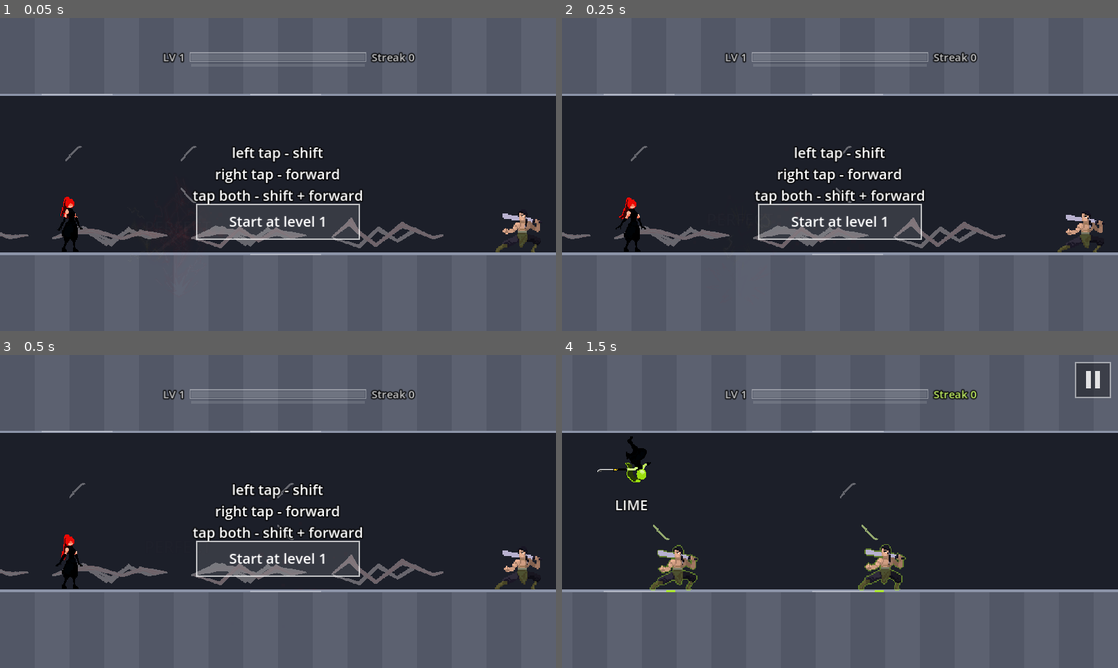
Above: before the commit, frames 1-4 (two rows, left to right).
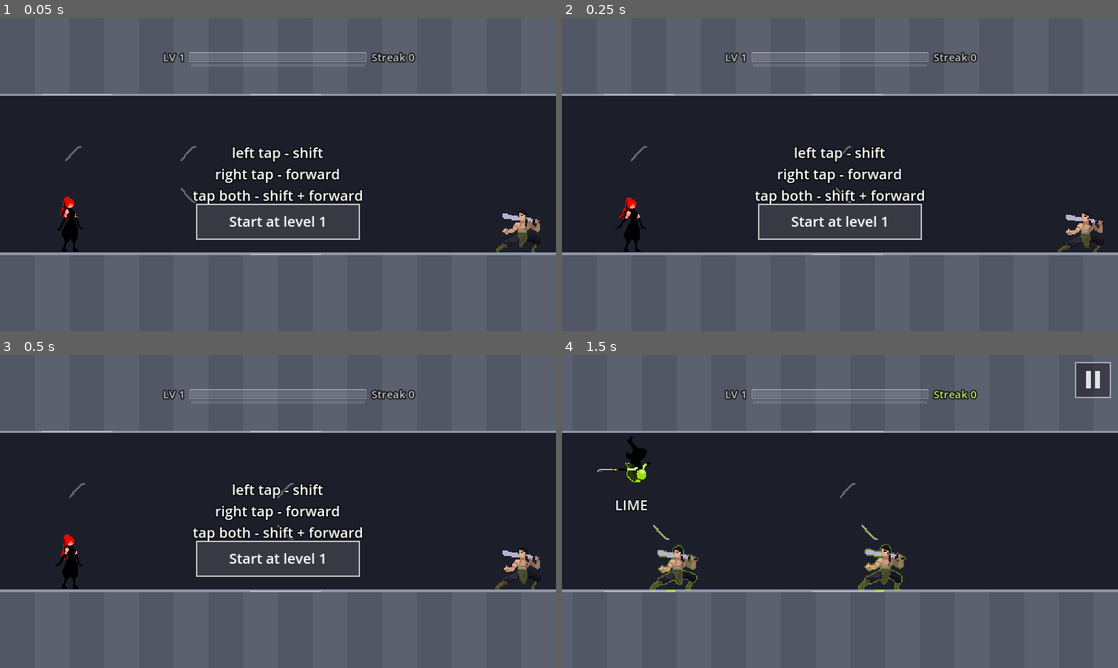
Above: after the commit, the same moments.

Repository: fredsbreads/game-off
Game: Godot game, scene res://scenes/main.tscn
Same seed, same stepped clock (60 frames per second), same inputs: the game is played once before the commit and once after it. Sound files missing from this copy of the repository are replaced by a short silence.
Inputs (mouse positions are in pixels of both pictures, inside the frame that each line leads up to):
- Up to frame 1 (0.05 s): no input
- Up to frame 2 (0.25 s): no input
- Up to frame 3 (0.5 s): no input
- Up to frame 4 (1.5 s): tap Enter at 0.5 s; move the mouse to (962, 495) at 0.52 s; hold K (tp_forward) 0.53-1.28 s; hold J (tp_vertical) 0.53-1.28 s; click (962, 495) at 0.67 s; move the mouse to (728, 527) at 1.27 s; tap C at 1.35 s

The runs differ from the first frame. In frame 1, 1.5% of the frame differs, in the area x 0-80%, y 63-74%; in frame 2, 1.5%; in frame 3, 1.5%; in frame 4, nothing differs.

Commit message:
No chains laid during the auto-chain (nothing pops in or out); grey crackling final hold; start-screen warm-up drawn off screen

Diff:
--- a/scripts/level.gd
+++ b/scripts/level.gd
@@ -47,6 +47,10 @@
 ## Her debut waits while this is on (main.gd: while the power-up is charged
 ## or playing), so it never plays through her; knight-free chains come instead.
 var debut_wait := false
+## No new chains are laid while this is on (main.gd: during the auto-chain),
+## so nothing new comes on screen mid-chain; when it's off again the next one
+## starts past the screen's right edge.
+var spawn_hold := false
 var _started := false
 var _cursor := RUNWAY_TILES        # where the next chain's first enemy goes
 var _cursor_row := Rules.Row.FLOOR # ...and its row (the row the last one ended in)
@@ -65,7 +69,7 @@
 
 func ensure_generated(player_x: float) -> void:
 	while _cursor < player_x + AHEAD_TILES:
-		if _could_level_up(player_x):
+		if spawn_hold or _could_level_up(player_x):
 			_held = true
 			break
 		if _held:
--- a/scripts/main.gd
+++ b/scripts/main.gd
@@ -117,12 +117,14 @@
 const AUTO_STEP := 0.1          # seconds between her auto-chain hops
 const AUTO_DUEL_STEP := 0.32    # ...after a clash or a knight's last hit: the duel gets its weight
 const AUTO_GAP_TILES := 12.0    # extra empty run after an auto-chain
-const AUTO_FINALE_FREEZE := 0.45 # its last kill holds this long (zoomed in) before the big strike
+const AUTO_FINALE_FREEZE := 0.3  # its last kill holds this long (zoomed in, grey, crackling) before the big strike
+const AUTO_FINALE_CRACKLE := 0.05 # ...a crackle of lightning on her this often while it holds
 const AUTO_FINALE_ZOOM := 0.25   # how much closer that hold is (0.25 = 25 %)
 var charge := 0                 # the meter (0..CHARGE_FULL)
 var _charged := false           # full: the next chainable kill sets it off
 var _auto := false              # an auto-chain is playing
 var _finale_hold := false       # its last kill's freeze, before the big strike
+var _finale_crackle := 0.0
 var _auto_ending := false       # the auto-chain's own result is being counted (adds no charge)
 const LOSE_COLOUR_TIME := 0.3     # back to red when the streak breaks
 const FINISHER_ZOOM := 0.35
@@ -616,14 +618,20 @@
 		return
 	var paused := state == State.PLAYING and _hitstop > 0.0
 	var flashing := paused and INVERT_FLASH and _pause_elapsed < INVERT_TIME
-	var chain_pause := paused and (_pause_is_chain or _finishing)   # the finisher too
+	var chain_pause := paused and (_pause_is_chain or _finishing or _finale_hold)   # the finishers too
 	freeze_effect.set_state(1.0 if flashing else 0.0, 1.0 if chain_pause and not flashing else 0.0)
 	fx.frozen = paused and _pause_elapsed >= FX_FREEZE_AFTER
 	blood_fx.frozen = fx.frozen
 	text_fx.frozen = fx.frozen
 	# Lit markers drain during the "your move" freeze as the time runs out.
 	player.marker_fill = clampf(_hitstop / _pause_length, 0.0, 1.0) if chain_pause else 1.0
-	player.freeze_ring = chain_pause and not _finishing   # her lightning circles her for the whole freeze (not the finisher)
+	if _finale_hold:
+		_finale_crackle -= get_physics_process_delta_time()
+		if _finale_crackle <= 0.0:
+			_finale_crackle = AUTO_FINALE_CRACKLE
+			var body := Vector2(player.x * Rules.TILE, Rules.body_center_y(player.row))
+			player.zap_fx.zap(body, 2, Vector2.ZERO, Vector2(24, 38), 3)
+	player.freeze_ring = chain_pause and not _finishing and not _finale_hold   # her lightning circles her for the whole freeze (not the finisher)
 	player.target_x = [_slash_target_x(Rules.Move.FORWARD), _slash_target_x(Rules.Move.VERTICAL),
 		_slash_target_x(Rules.Move.DIAGONAL)]
 	# Every enemy a teleport would slash right now gets a red glint.
@@ -977,6 +985,9 @@
 func _start_auto() -> void:
 	_auto = true
 	_charged = false
+	# Nothing new is laid until it's over (chains not on screen yet go too).
+	level.spawn_hold = true
+	level.rebuild_ahead(cam.left() / Rules.TILE + CameraRig.VIEW_TILES + 3.0)
 	_sync_debut_wait()
 	charge = 0
 	player.charged = false
@@ -1006,6 +1017,7 @@
 	if best_move == Rules.Move.NONE:
 		_auto = false
 		player.auto_chain = false
+		level.spawn_hold = false
 		_sync_debut_wait()
 		return
 	_hitstop = 0.0
@@ -1025,6 +1037,7 @@
 func _auto_finale(grade: String) -> void:
 	_auto = false
 	_finale_hold = true
+	_finale_crackle = 0.0
 	_hitstop = AUTO_FINALE_FREEZE + 1.0   # (ended by the strike)
 	_pause_min = 999.0
 	_pause_is_chain = false
@@ -1058,12 +1071,9 @@
 	_auto_ending = true
 	_end_chain(grade)   # (adds no charge: the meter starts again from empty)
 	_auto_ending = false
-	# A breather: chains ahead are cleared (under the flash and the lightning)
-	# and nothing new comes until well past the screen's right edge.
-	for e in level.enemies:
-		if e.alive and e.tile_x > player.x + 1.0:
-			fx.zap(Vector2(e.tile_x * Rules.TILE, Rules.body_center_y(e.row)), 2, Vector2.ZERO, Vector2(14, 26), 3)
-	level.rebuild_ahead(player.x + 1.0)
+	# A breather: nothing was laid during the auto-chain, and the next chain
+	# comes in well past the screen's right edge.
+	level.spawn_hold = false
 	level.push_cursor(cam.left() / Rules.TILE + CameraRig.VIEW_TILES + AUTO_GAP_TILES)
 	_sync_debut_wait()
 	level.ensure_generated(player.x)
@@ -1071,15 +1081,18 @@
 
 ## The first time a shader (or a kind of draw with it) is used, the browser
 ## compiles it, which made the first kill hitch. So on the start screen every
-## effect is drawn once, near-invisibly (2 % alpha), then thrown away.
+## effect is drawn once into an off-screen picture that's never shown, then
+## thrown away.
 func _prewarm() -> void:
-	var holder := Node2D.new()
-	holder.modulate = Color(1, 1, 1, 0.02)
-	$EnemyLayer.add_child(holder)
-	var at := Vector2(player.x * Rules.TILE + 200.0, Rules.body_center_y(Rules.Row.FLOOR))
+	var view := SubViewport.new()
+	view.size = Vector2i(256, 256)
+	view.transparent_bg = true
+	view.render_target_update_mode = SubViewport.UPDATE_ALWAYS
+	add_child(view)
+	var at := Vector2(128, 128)
 	var warm := Fx.new()
 	warm.material = Palette.sprite_material()
-	holder.add_child(warm)
+	view.add_child(warm)
 	warm.kill_burst(at, 3)
 	warm.blood(at, 1.0, 8, 0.1)
 	warm.zap(at, 2)
@@ -1090,21 +1103,26 @@
 		warm.bolt(kind, at)
 	warm.bolt(Fx.Bolt.SPARKS, at, 0.0, Vector2.ONE, 20.0, 0, true)
 	warm.text(at, "PERFECT", 30, Color.WHITE)
-	var plain := Fx.new()   # blood / text without her colour material
-	holder.add_child(plain)
+	var plain := Fx.new()   # blood / sparks without her colour material
+	view.add_child(plain)
 	plain.blood(at, 1.0, 8, 0.1)
 	plain.kill_burst(at, 1)
 	for shader in [Player.ARC_SHADER, Player.GHOST_SHADER, Player.MARKER_SHADER, Player.DISSOLVE_SHADER,
-			Enemy.OUTLINE_SHADER, FreezeEffect.SHADER, Palette.SHADER]:
+			Enemy.OUTLINE_SHADER, Palette.SHADER]:
 		var m := ShaderMaterial.new()
 		m.shader = shader
 		var spr := Sprite2D.new()
 		spr.texture = Fx.BOLT_SHEETS[0]
 		spr.material = m
 		spr.position = at
-		holder.add_child(spr)
-	freeze_effect.prewarm(0.5)
-	get_tree().create_timer(0.5).timeout.connect(holder.queue_free)
+		view.add_child(spr)
+	var grey := ColorRect.new()   # the "your move" filter (it reads the screen)
+	grey.size = Vector2(256, 256)
+	grey.material = ShaderMaterial.new()
+	grey.material.shader = FreezeEffect.SHADER
+	view.add_child(grey)
+	freeze_effect.prewarm(0.5)   # (that one reads the real screen, so it warms up there, at 0.2 %: unseen)
+	get_tree().create_timer(0.5).timeout.connect(view.queue_free)
 
 
 ## Her knight debut waits while the power-up is charged or playing (so it
